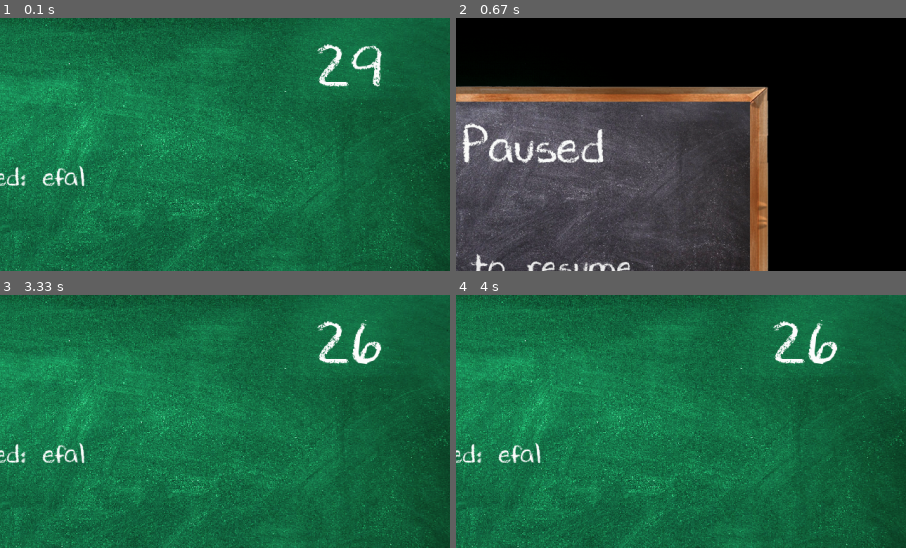
Above: before the commit, frames 1-4 (two rows, left to right).
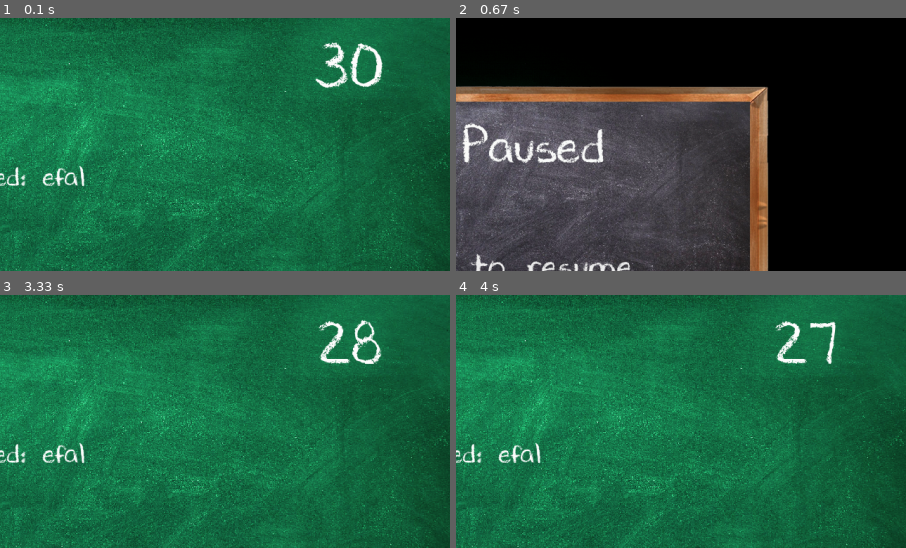
Above: after the commit, the same moments.

Repository: Sid-Cipher/Word-Scramble-Pygame
Game: pygame game, started from main.py
Same seed, same stepped clock (60 frames per second), same inputs: the game is played once before the commit and once after it.
Inputs:
- Up to frame 1 (0.1 s): no input
- Up to frame 2 (0.67 s): hold Esc from 0.33 s (still down)
- Up to frame 3 (3.33 s): release Esc at 0.8 s; hold Esc 0.88-1.35 s; type "ann" at 1.43 s; tap Enter at 1.77, 1.98 s
- Up to frame 4 (4 s): type "a" at 3.42 s; tap Enter at 3.55 s; type "r" at 3.97 s
The pictures show only the part of the screen within x 50-100%, y 0-50%; the shares and areas given below are measured in that part.

The runs differ from the first frame. In frame 1, 1.1% of the frame differs, in the area x 70-86%, y 9-28%; in frame 2, nothing differs; in frame 3, 0.9%; in frame 4, 1.0%.

Commit message:
Commited Eighteenth Set of progress

Diff:
--- a/main.py
+++ b/main.py
@@ -57,7 +57,7 @@
     font = pygame.font.SysFont(None, font_size)
 
 # Timer 🕛
-start_time = 30  # Start with 30 seconds
+start_time = 31  # Start with 30 seconds
 time_left = start_time
 clock = pygame.time.Clock()
 start_ticks = pygame.time.get_ticks()  # Record the starting tick (in milliseconds)
@@ -136,16 +136,20 @@
     return scrambled
 
 def pause():
-    global timer_paused
+    global timer_paused, start_ticks
     timer_paused = True
+    paused_start_ticks = pygame.time.get_ticks()  # Record the time when paused
     paused = True
     while paused:
         for event in pygame.event.get():
             if event.type == pygame.KEYDOWN:
-                if event.key == pygame.K_ESCAPE:
+                if event.key == pygame.K_ESCAPE:  # Unpause on ESC
                     sound_effect_play("unpause_sound")
                     paused = False
                     timer_paused = False
+                    # Adjust start_ticks to compensate for paused time
+                    paused_duration = pygame.time.get_ticks() - paused_start_ticks
+                    start_ticks += paused_duration
         screen.blit(pause_menu, (0, 0))
         pygame.display.flip()
         clock.tick(30)  # Limit the frame rate during pause
@@ -218,7 +222,10 @@
 
 while running:
     if not timer_paused:
-        elapsed_time = (pygame.time.get_ticks() - start_ticks) / 1000
+        elapsed_time = (pygame.time.get_ticks() - start_ticks) / 1000  # Time in seconds
+    else:
+        start_ticks = pygame.time.get_ticks()
+        elapsed_time = 0
 
     for event in pygame.event.get():
         if event.type == pygame.QUIT:
